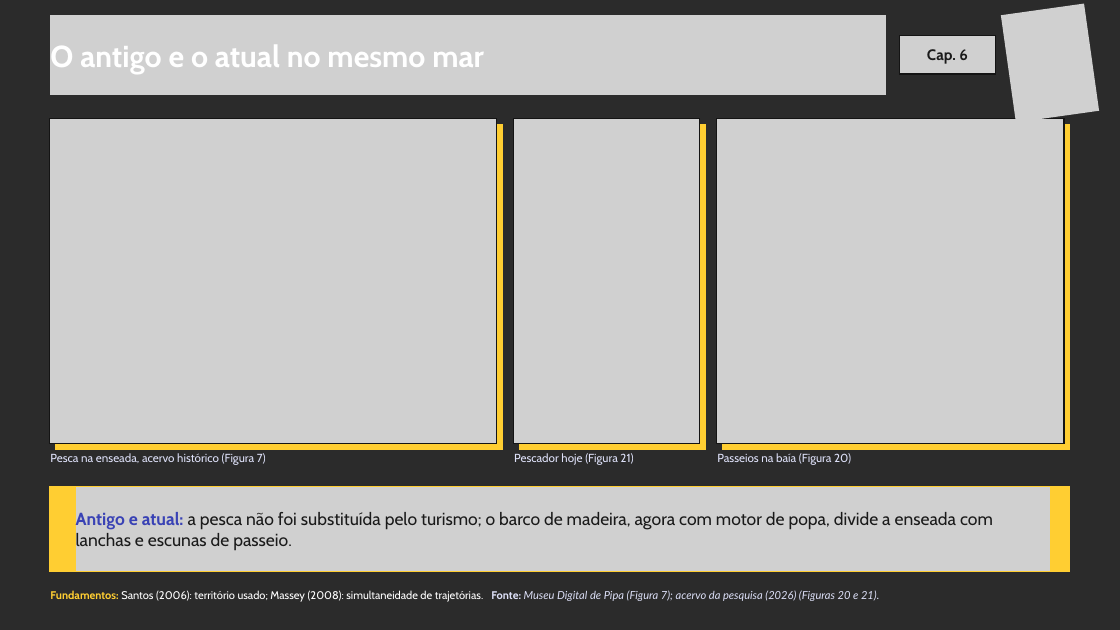
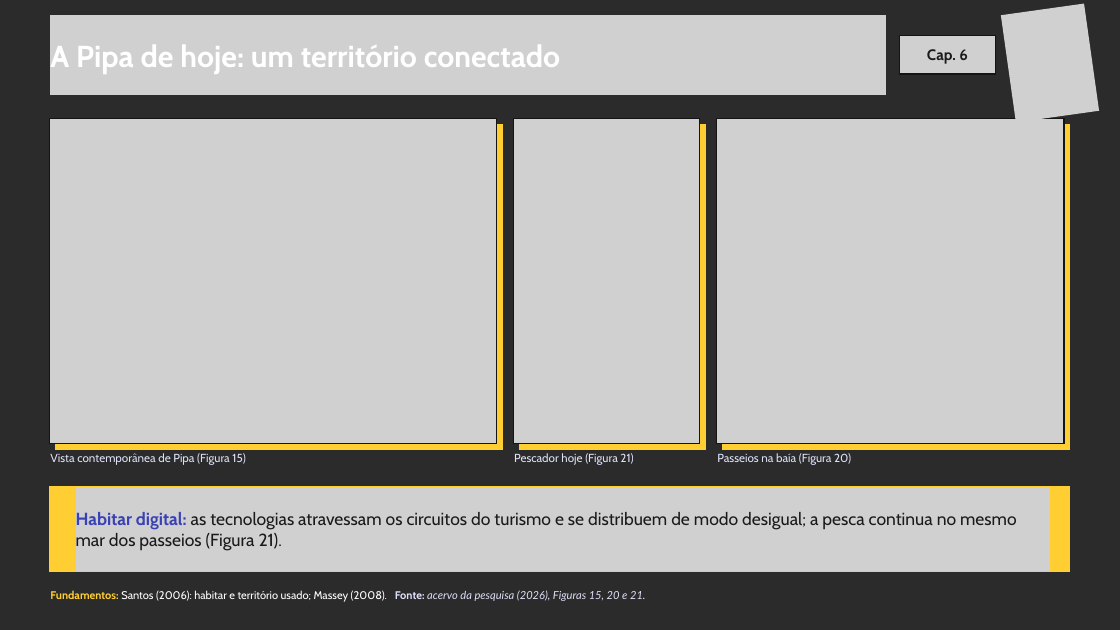
Before and after one commit to yzynya-beep/Tese, a slide deck: slide 25 of apresentacao_qualificacao/Seminario_qualificacao_20min.pptx (slide 16 before the commit). Drawn at 1120x630 pixels with LibreOffice and Linux fonts; fonts in the diff are those of the drawing; grey boxes stand for pictures; background and template pictures are left out; a plain dark background stands for a picture behind light text. Boxes give left, top, right and bottom in pixels: in the first picture for what was removed or moved away, otherwise in the second. Text is boxed around its words. In the diff, an @@ line names an element or a change of style, - is before the commit and + after.

```diff
--- a/apresentacao_qualificacao/Seminario_qualificacao_20min.pptx
+++ b/apresentacao_qualificacao/Seminario_qualificacao_20min.pptx
@@ text at box(50, 45, 560, 74): text changed @@
-O antigo e o atual no mesmo mar
+A Pipa de hoje: um território conectado
@@ text at box(50, 453, 245, 465): text changed @@
-Pesca na enseada, acervo histórico (Figura 7)
+Vista contemporânea de Pipa (Figura 15)
@@ text at box(76, 512, 1017, 551): text changed @@
-Antigo e atual: a pesca não foi substituída pelo turismo; o barco de madeira, agora com motor de popa, divide a enseada com lanchas e escunas de passeio.
+Habitar digital: as tecnologias atravessam os circuitos do turismo e se distribuem de modo desigual; a pesca continua no mesmo mar dos passeios (Figura 21).
@@ text at box(50, 590, 645, 602): text changed; text colour #DDE0F8 to #FFFFFF @@
-Fundamentos: Santos (2006): território usado; Massey (2008): simultaneidade de trajetórias. Fonte: Museu Digital de Pipa (Figura 7); acervo da pesquisa (2026) (Figuras 20 e 21).
+Fundamentos: Santos (2006): habitar e território usado; Massey (2008). Fonte: acervo da pesquisa (2026), Figuras 15, 20 e 21.
```
Also in this commit, not shown: 1 other slide changed, 9 slides added, 1 other file.
